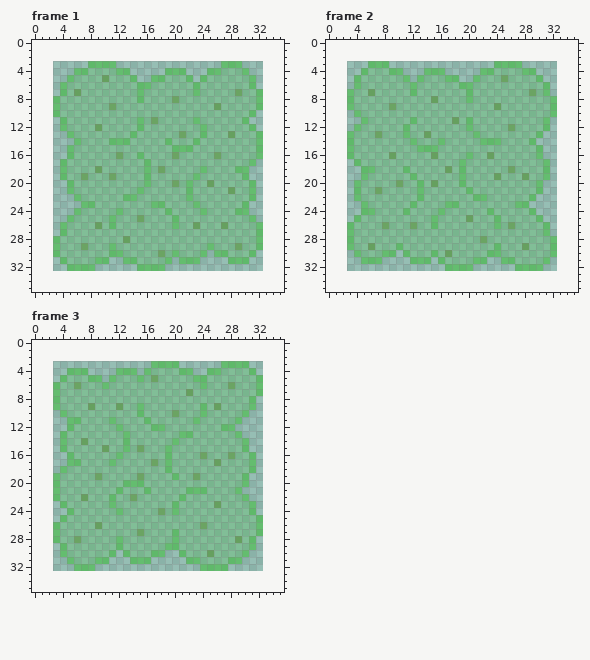
Pixel-art file, stored at res/sprite/poisonGas.aseprite. Above: the version before the commit.
30x30 pixels, 3 frames. Shown: frame 1, frame 2, frame 3. The old version is drawn lined up with the new one, on the new canvas.
New version:
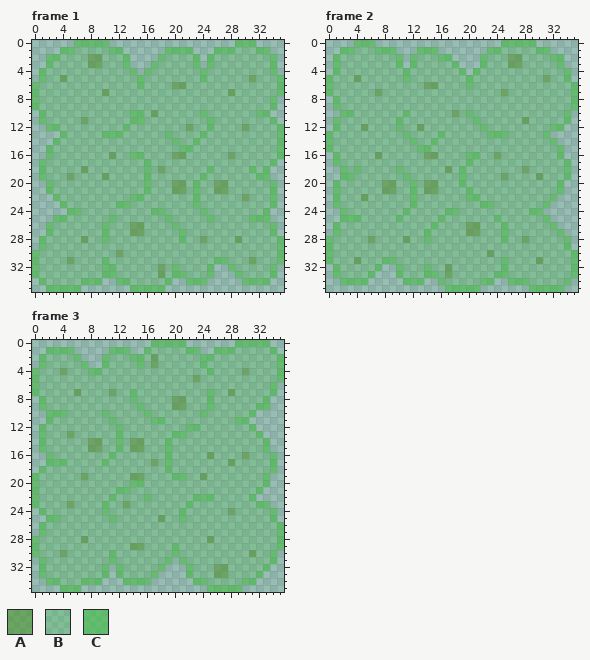
Palette (. is transparent): A #519533a0  B #42bd4140  C #42bd4199
Diff:
canvas 30x30 -> 36x36, the old top-left corner now at 3,3
Changed rows in their new state; - is an unchanged pixel.
Frame 1:
first column x 0:
 0 ------CCCCC------------------CCC----
 1 ----CCBBBBBCC------CCCC---CCCBBBCC--
 2 --CCBBBBAABBBC----CBBBBC-CBBBBBBBBC-
 3 --CBBBBBAABBBC---CBBBBBC-CBBBBBBBBC-
 4 -CBBBBBB----BBC-CBBBBBBBCBB---BBBBC-
 5 -CBBAB----B---BCBBB---BB-------ABBBC
 6 CBBBB-----------B---AA-B-------BBBBC
 7 CBBBB-B---A----B-------B----AB--BBBC
 8 CBBB-----------B----B-----------BBC-
 9 CBBB-------B--------------B-----BBC-
10 -CBB----------CC-A------C------BCC--
11 -CBBB--A------C--B-----B-C----BBBBC-
12 --CCB----B---C-B------A-BC----ABBBBC
13 ----CB----CCC-B----C-B------B---BBBC
14 ---CBBB----BBB-----BC-----------BBBC
15 --CBBB--------------B-----------BBBC
16 --CBBB-----AB-C------A----B-A---BBBC
17 -CBBB--------------------------BBBC-
18 -CBBB--A-B--------------BC---BBCBC--
19 -CBBBA-B--AB-----------BC-----BBCC--
20 --CBBB---------------ABC-BAA---BBBC-
21 --CBBB---------BC---AABC--AAB--BBBC-
22 ---CBBB------B-C------BC------ABBBC-
23 ----CBBBB---CC---BB-----------BBBBC-
24 -----C------B----CCB---------BBBBC--
25 ---CCB---------B---CB----C------CC--
26 --CBB----BCB--AA-------B---B----BBC-
27 --CBB-----C---AA-----C----------BBC-
28 -CBB---A--C--B-------C--A----A--BBBC
29 -CBB---B---B-------------B---B--BBBC
30 CBBB-------BA-----B-B---BBBB---BBBBC
31 CBBBBA---B-BBBB----BBBBBBBCCBBBABBBC
32 CBBBBBBBBBCCBBBBBBABCBBBBC--CBBBBBC-
33 CBBBBBBBBBCCBBBBBBABCCBBBC---CBBBBC-
34 -CBBBBBCCC--CCBBBBBC--CCC-----CCCC--
35 --CCCCC-------CCCCC-----------------
Frame 2:
first column x 0:
 0 ----CCC------------------CCCCC------
 1 --CCBBBCCC---CCC-------CCBBBBBCC----
 2 -CBBBBBBBBC-CBBBCC----CBBBAABBBBCC--
 3 -CBBBBBBBBC-CBBBBBC---CBBBAABBBBBC--
 4 -CBBBB---BBCBBBBBBBC-CBB----BBBBBBC-
 5 CBBBA-------BB---BBBCB---B----BABBC-
 6 CBBBB-------B-AA---B-----------BBBBC
 7 CBBB--BA----B-------B----A---B-BBBBC
 8 -CBB-----------B----B-----------BBBC
 9 -CBB-----B--------------B-------BBBC
10 --CCB------C------A-C-----------BBC-
11 -CBBBB----C-B-----B-BC------A--BBBC-
12 -CBBBA----CB-A------B-C---B----BCC--
13 CBBB---B------B-C----B-CCC----BC----
14 CBBB-----------CB-----BBB----BBBC---
15 CBBB-----------B--------------BBBC--
16 -CBB---A-B----A------C-BA-----BBBC--
17 -CBBB--------------BC----------BBBC-
18 --CBCBB---CB--------------B-A--BBBC-
19 --CCBB-----CB-----------BA--B-ABBBC-
20 -CBBB---AAB-CBA---------------BBBC--
21 -CBBB--BAA--CBAA--------------BBBC--
22 -CBBBA------CB------C-B------BBBC---
23 -CBBBB-----------BB---CC---BBBBC----
24 --CBBBB---------BCC----B------C-----
25 --CC------C----BC---B---------BC----
26 -CBB----B---B-------AA--BCB----BC---
27 -CBB----------C-----AA---C-----BBC--
28 CBBB--A----A--C-------B--C--A---BBC-
29 CBBB--B---B-------------B---B---BBC-
30 CBBBB---BBBB---B-B-----AB-------BBBC
31 CBBBABBBCCBBBBBBB----BBBB-B---ABBBBC
32 -CBBBBBC--CBBBCBBABBBBBBBCBBBBBBBBBC
33 -CBBBBC---CBBBCCBABBBBBBCCBBBBBBBBBC
34 --CCCC-----CCC--CBBBBBCC--CCCBBBBBC-
35 -----------------CCCCC-------CCCCC--
Frame 3:
first column x 0:
 0 -----------------CCCCC-------CCCCC--
 1 --CCCC-----CCC--CBBBBBCC--CCCBBBBBC-
 2 -CBBBBC---CBBBCCBABBBBBBCCBBBBBBBBBC
 3 -CBBBBBC--CBBBBCBABBBBBBCBBBBBBBBBBC
 4 CBBBABBBCCBBBBBBB----BBBB-B---ABBBBC
 5 CBBBB---BBBB---B-B-----AB-------BBBC
 6 CBBB--B---B-------------B---B---BBC-
 7 CBBB--A----A--C-------B--C--A---BBC-
 8 -CBB----------C-----AA---C-----BBC--
 9 -CBB----B---B-------AA--BCB----BCC--
10 --CC------C----BC---B---------BC----
11 --CBBBB---------BCC----B------C-----
12 -CBBBB-----------BB---CC---BBBBC----
13 -CBBBA------CB------C-B------BBBC---
14 -CBBB--BAA--CBAA---CB---------BBBC--
15 -CBBB---AAB-CBA---------------BBBC--
16 --CBBB-----CB-----------BA--B-ABBBC-
17 --CCCBB---CB--------------B-A--BBBC-
18 -CBBB--------------------------BBBC-
19 CBBB---A-B----A------C-BA-----BBBC--
20 CBBB---------B----------------BBBC--
21 CBBB---------C--B-----BBB----BBBC---
22 CBBB---B------B-C----B-CCC----BC----
23 CBBBBA----CB-A------B-C---B----BCC--
24 -CBBBB----C-B-----B-BC------A--BBBC-
25 --CCB------C------A--C----------BBC-
26 -CBB-----B--------------B-------BBBC
27 -CBB-----------B----B-----------BBBC
28 CBBB--BA----B-------B----A---B-BBBBC
29 CBBBB-------B-AA---B-----------BBBBC
30 CBBBA-------BB---BBBCB---B----BABBC-
31 -CBBBB---BBCBBBBBBBC-CBB----BBBBBBC-
32 -CBBBBBBBBC-CBBBBBC---CBBBAABBBBBC--
33 -CBBBBBBBBC-CBBBBC----CBBBAABBBBC---
34 --CCBBBCCC---CCCC------CCBBBBBCC----
35 ----CCC------------------CCCCC------
